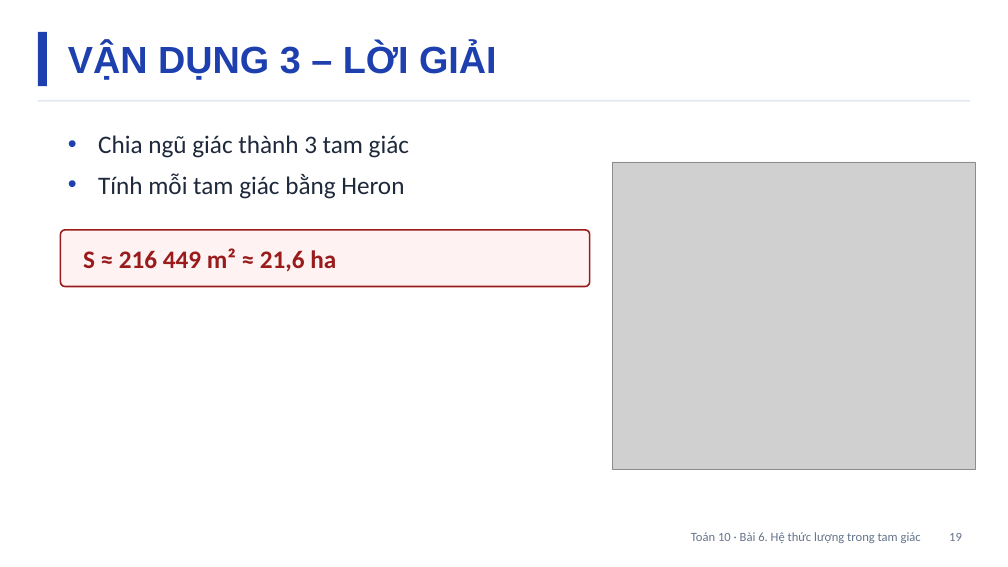
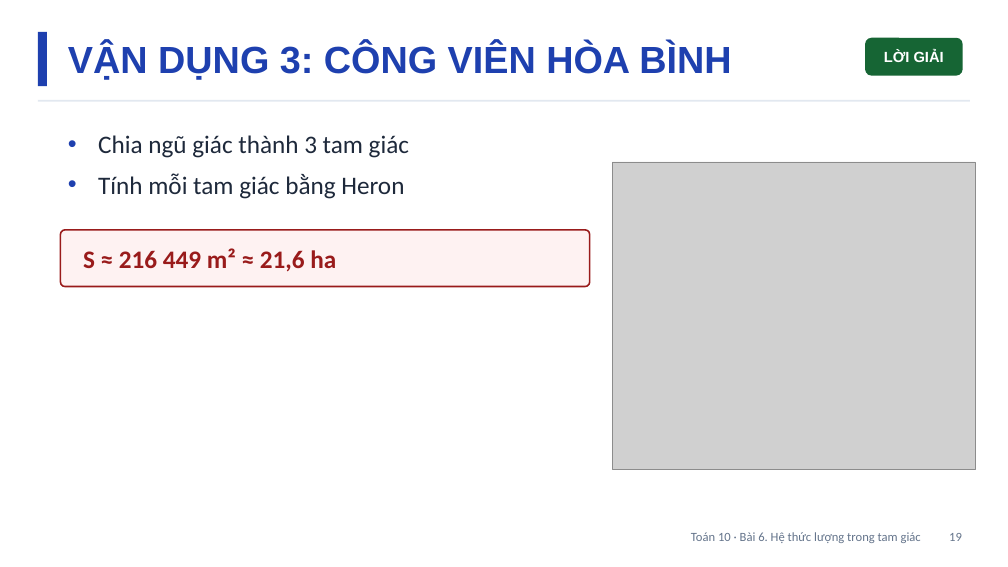
Before and after one commit to Trangtu66/Taode_thi_online, a slide deck: slide 19 of slide/Slide_TOAN10_Bai6_T18-21.pptx. Drawn at 1008x567 pixels with LibreOffice and Linux fonts; fonts in the diff are those of the drawing; grey boxes stand for pictures. Boxes give left, top, right and bottom in pixels: in the first picture for what was removed or moved away, otherwise in the second. Text is boxed around its words. In the diff, an @@ line names an element or a change of style, - is before the commit and + after.

```diff
--- a/slide/Slide_TOAN10_Bai6_T18-21.pptx
+++ b/slide/Slide_TOAN10_Bai6_T18-21.pptx
@@ text at (68, 44, 731, 80): text changed @@
-VẬN DỤNG 3 – LỜI GIẢI
+VẬN DỤNG 3: CÔNG VIÊN HÒA BÌNH
@@ rounded rectangle added at (865, 38, 963, 76), fill #166534, 14 pt, text #FFFFFF, bold @@
+LỜI GIẢI
```
Also in this commit, not shown: 19 other slides changed, 17 other files.
